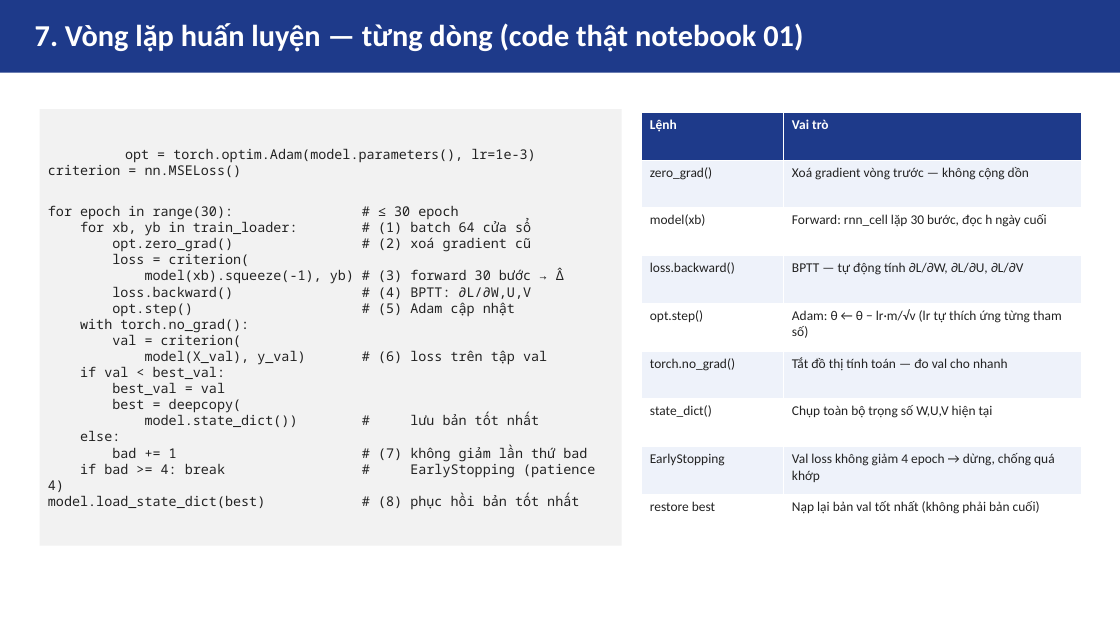
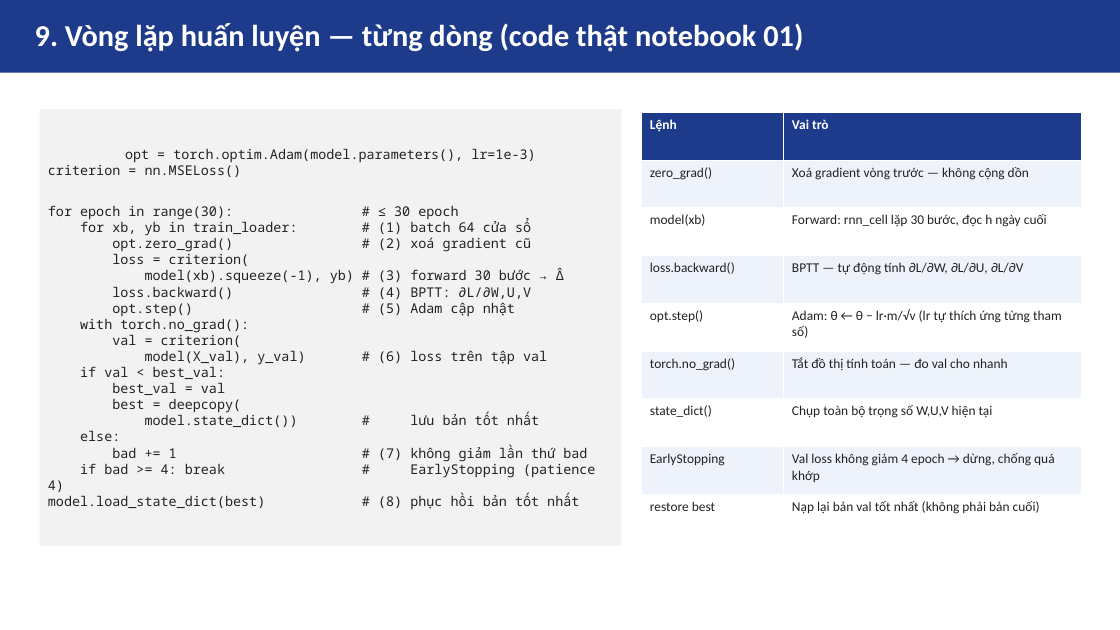
Before and after one commit to lucnguyen1375/HTTM-Presentation, a slide deck: slide 9 of asm06/slides/rnn.pptx (slide 7 before the commit). Drawn at 1120x630 pixels with LibreOffice and Linux fonts; fonts in the diff are those of the drawing. Boxes give left, top, right and bottom in pixels: in the first picture for what was removed or moved away, otherwise in the second. Text is boxed around its words. In the diff, an @@ line names an element or a change of style, - is before the commit and + after.

```diff
--- a/asm06/slides/rnn.pptx
+++ b/asm06/slides/rnn.pptx
@@ text at (35, 23, 803, 52): text changed @@
-7. Vòng lặp huấn luyện — từng dòng (code thật notebook 01)
+9. Vòng lặp huấn luyện — từng dòng (code thật notebook 01)
```
Also in this commit, not shown: 6 other slides changed, 2 slides added, 1 other file.
